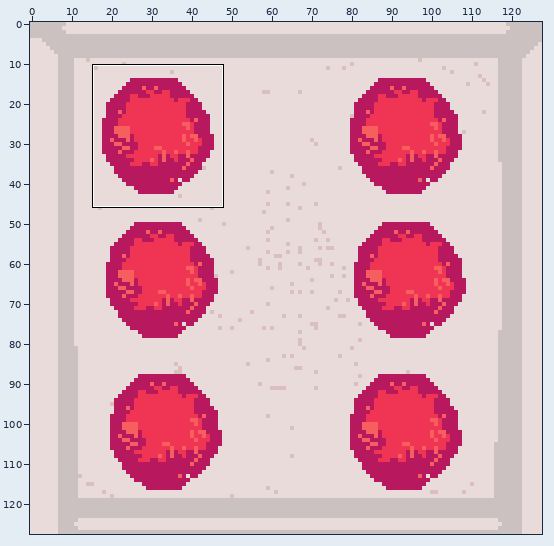
File history of a sprite sheet, assets/dice faces/d6.png. The first picture is a wide view before the edit; the outline marks the close-up.
Close-up. As it was:
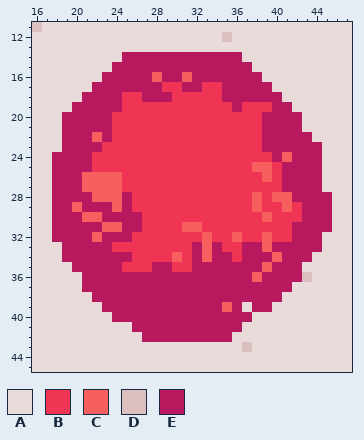
The file is 128x128 pixels. Shown: x 16..47, y 11..45. The commit also changed other parts of the picture, which this record leaves out.
Palette (. is transparent): A #eadbdb  B #f03554  C #f75e5e  D #dbbfbf  E #b8185d
Pixels before, first column x 16:
11 DAAAAAAAAAAAAAAAAAAAAAAAAAAAAAAA
12 AAAAAAAAAAAAAAAAAAADAAAAAAAAAAAA
13 AAAAAAAAAAAAAAAAAAAAAAAAAAAAAAAA
14 AAAAAAAAAEEEEEEEEEEEEAAAAAAAAAAA
15 AAAAAAAAEEEEEEEEEEEEEEAAAAAAAAAA
16 AAAAAAAEEEEECEECEEEEEEEAAAAAAAAA
17 AAAAAAEEEEEEEBBEEBBEEEEEAAAAAAAA
18 AAAAAEEEEBBEEEBBBBBEEEEEEAAAAAAA
19 AAAAEEEEEBBBBBBBBBBBEBBBEEAAAAAA
20 AAAEEEEEBBBBBBBBBBBBBBBEEEEAAAAA
21 AAAEEEEEBBBBBBBBBBBBBBBEEEEAAAAA
22 AAAEEECEBBBBBBBBBBBBBBBEEEEEAAAA
23 AAAEEEEBBBBBBBBBBBBBBBBEEEEEEAAA
24 AAEEEEBBBBBBBBBBBBBBBBBBECEEEAAA
25 AAEEEEBBBBBBBBBBBBBBBBCCBEEEEAAA
26 AAEEECCCCBBBBBBBBBBBBBBCBEEEEAAA
27 AAEEECCCCBBBBBBBBBBBBBBBBEEEEAAA
28 AAEEEECCCEBBBBBBBBBBBBCBCCEEEEAA
29 AAEECEEECEBBBBBBBBBBBBCBBCBEEEAA
30 AAEEECCEEEEBBBBBBBBBBBBCBBBEEEAA
31 AAEEEEECCEEBBBBCCBBBBBBBBBEEEEAA
32 AAEEEECEEEBBBBBBBCBBCBBCBBEEEAAA
33 AAAEEEEEBBBBBBBBECEBBEECEEEEEAAA
34 AAAEEEEEEEBBBBCBECEEBEEECEEEAAAA
35 AAAAEEEEEBBBEEBBEEEEEEECEEEAAAAA
36 AAAAAEEEEEEEEEEEEEEEEECEEEEDAAAA
37 AAAAAEEEEEEEEEEEEEEEEEEEEEAAAAAA
38 AAAAAAEEEEEEEEEEEEEEEEEEEAAAAAAA
39 AAAAAAAEEEEEEEEEEEECEAEEAAAAAAAA
40 AAAAAAAAEEEEEEEEEEEEEEAAAAAAAAAA
41 AAAAAAAAAAEEEEEEEEEEEAAAAAAAAAAA
42 AAAAAAAAAAAEEEEEEEEEAAAAAAAAAAAA
43 AAAAAAAAAAAAAAAAAAAAADAAAAAAAAAA
44 AAAAAAAAAAAAAAAAAAAAAAAAAAAAAAAA
45 AAAAAAAAAAAAAAAAAAAAAAAAAAAAAAAA
Once edited:
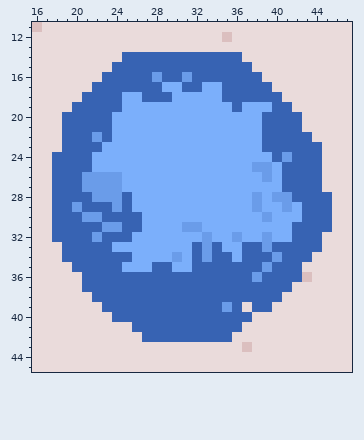
Changes in this commit:
Colour B changes from #f03554 to #7baffb.
Colour C changes from #f75e5e to #6a9ce9.
Colour E changes from #b8185d to #3763b3.
Pixel boxes of the changes (left, top, right, bottom) in both close-ups:
changed: (52, 52, 332, 342)
